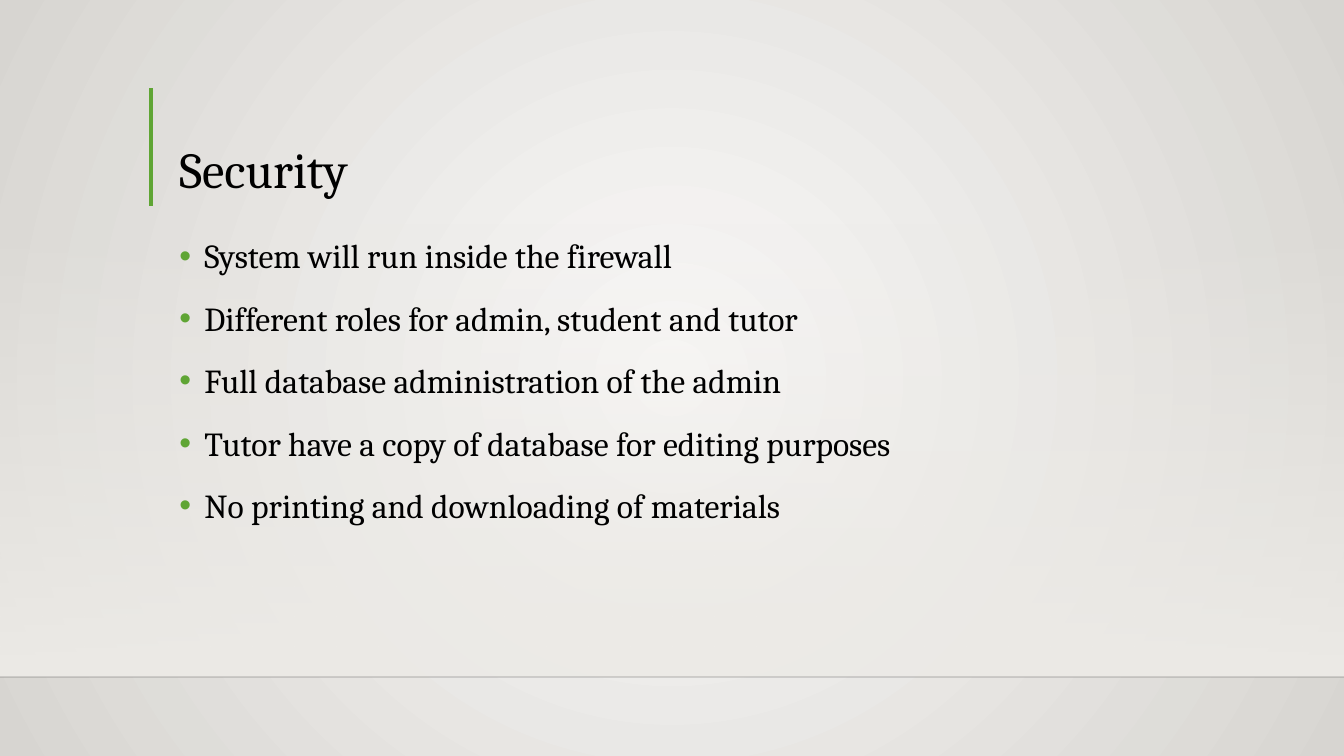
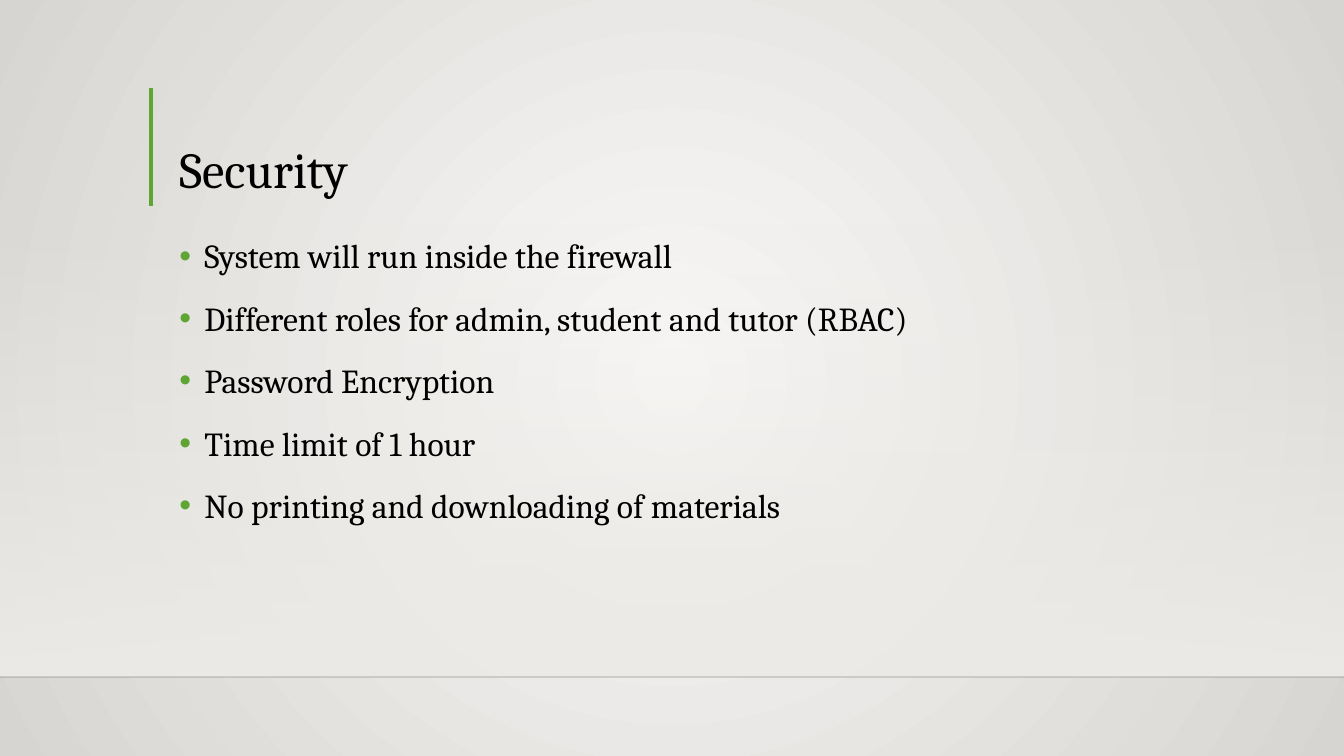
Before and after one commit to seans888/Project---LSC-2, a slide deck: slide 12 of Documentation/MCSPROJ/LSC-LMS PPT.pptx (slide 11 before the commit). Drawn at 1344x756 pixels with LibreOffice and Linux fonts; fonts in the diff are those of the drawing; background and template pictures are left out. Boxes give left, top, right and bottom in pixels: in the first picture for what was removed or moved away, otherwise in the second. Text is boxed around its words. In the diff, an @@ line names an element or a change of style, - is before the commit and + after.

```diff
--- a/Documentation/MCSPROJ/LSC-LMS PPT.pptx
+++ b/Documentation/MCSPROJ/LSC-LMS PPT.pptx
@@ text at (x1=204, y1=307, x2=907, y2=457): text changed @@
-• Different roles for admin, student and tutor
-• Full database administration of the admin
-• Tutor have a copy of database for editing purposes
+• Different roles for admin, student and tutor (RBAC)
+• Password Encryption
+• Time limit of 1 hour
```
Also in this commit, not shown: 1 slide added.
